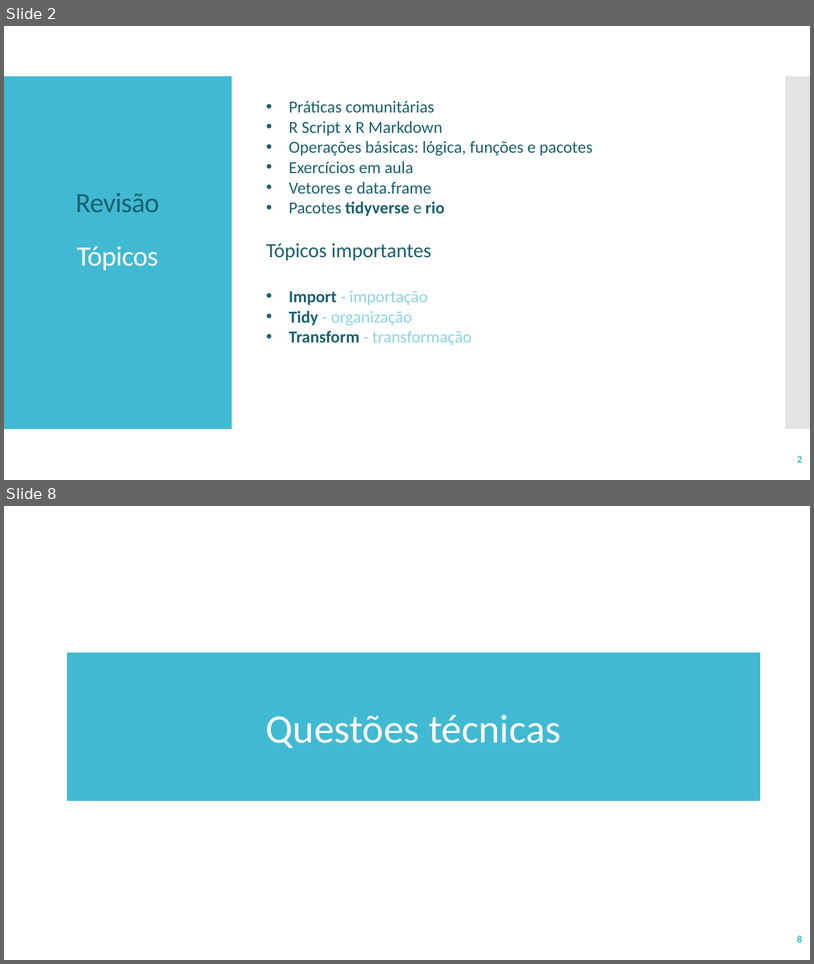
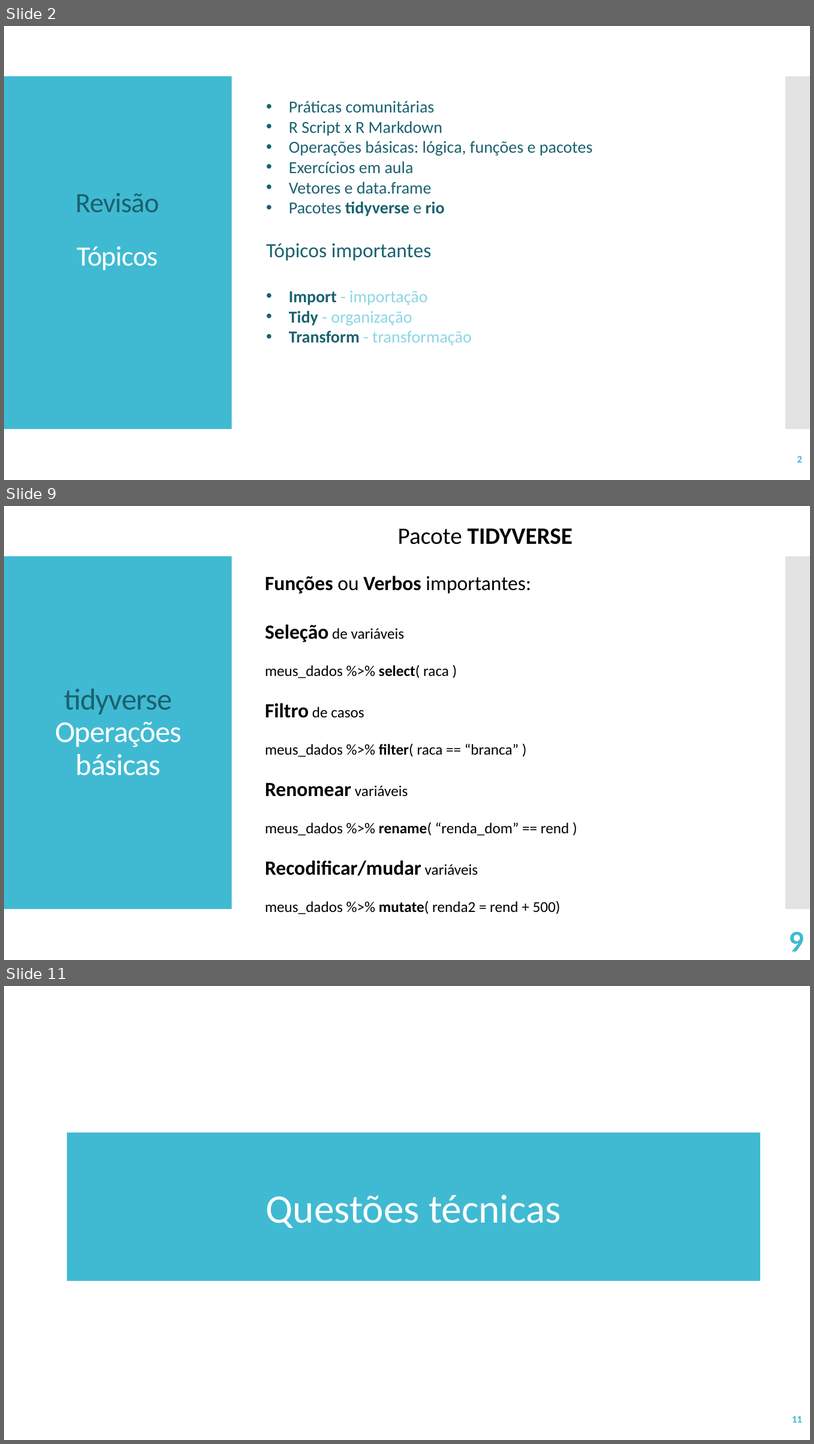
Before and after one commit to victorgalcantara/R-Intro, a slide deck: A03 - Mão na massa/A03 - Import and Tidy Data.pptx. Shown one above the other, each under a label of ours: slides 2 and 8 before the commit, slides 2, 9 and 11 after it; the slides between them are not shown. The pictures are 814x964 and 814x1444 pixels, drawn with LibreOffice and Linux fonts; fonts in the diff are those of the drawing. Boxes give left, top, right and bottom in pixels: in the first picture for what was removed or moved away, otherwise in the second. Text is boxed around its words. In the diff, an @@ line names an element or a change of style, - is before the commit and + after.

```diff
--- a/A03 - Mão na massa/A03 - Import and Tidy Data.pptx
+++ b/A03 - Mão na massa/A03 - Import and Tidy Data.pptx
@@ slide 9 added at (4, 506, 810, 960), background #FFFFFF; not listed: 2 template elements that a slide beside it also shows @@
@@ text added at (398, 528, 573, 544), 28 pt, text #000000, bold @@
+Pacote TIDYVERSE
@@ text added at (265, 576, 569, 914), 18 pt, text #000000 @@
+Funções ou Verbos importantes:
+Seleção de variáveis
+meus_dados %>% select( raca )
+Filtro de casos
+meus_dados %>% filter( raca == “branca” )
+Renomear variáveis
+meus_dados %>% rename( “renda_dom” == rend )
+Recodificar/mudar variáveis
+meus_dados %>% mutate( renda2 = rend + 500)
@@ title added at (55, 688, 182, 775), 36 pt, text #FFFFFF @@
+tidyverse
+Operações básicas
@@ page number added at (789, 931, 804, 951), 36 pt, text #40BAD2, bold @@
+9
@@ what was slide 8 is now slide 11 @@
@@ page number at (792, 1416, 803, 1422): text changed @@
-8
+11
```
Also in this commit, not shown: 1 slide changed, 18 other slides added, 1 slide removed, 6 other files.
